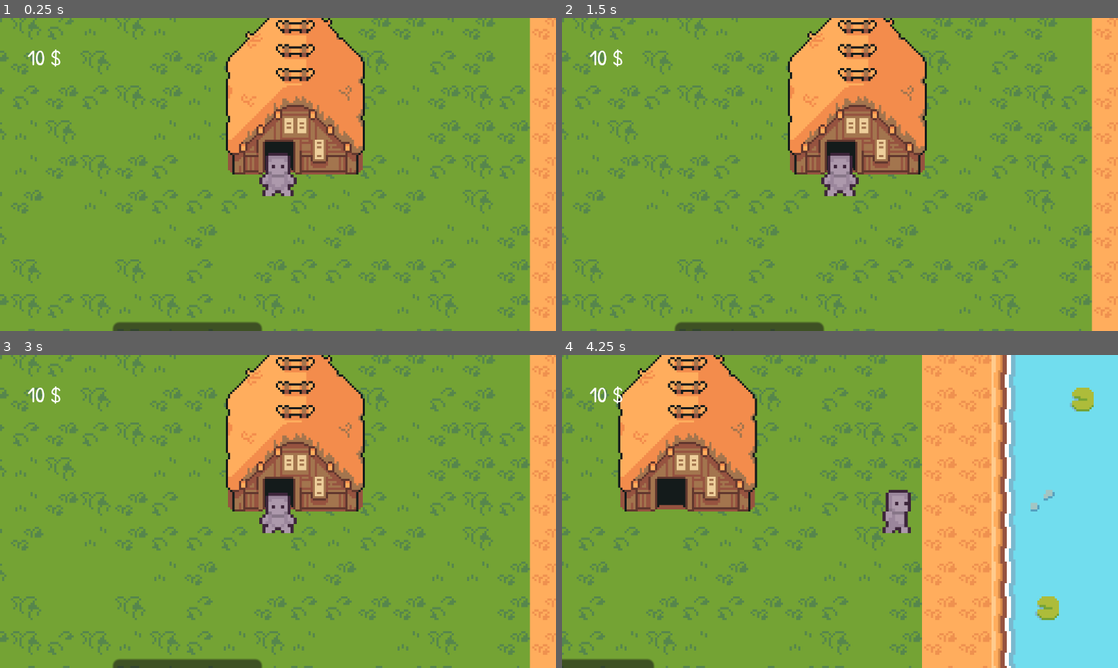
Above: before the commit, frames 1-4 (two rows, left to right).
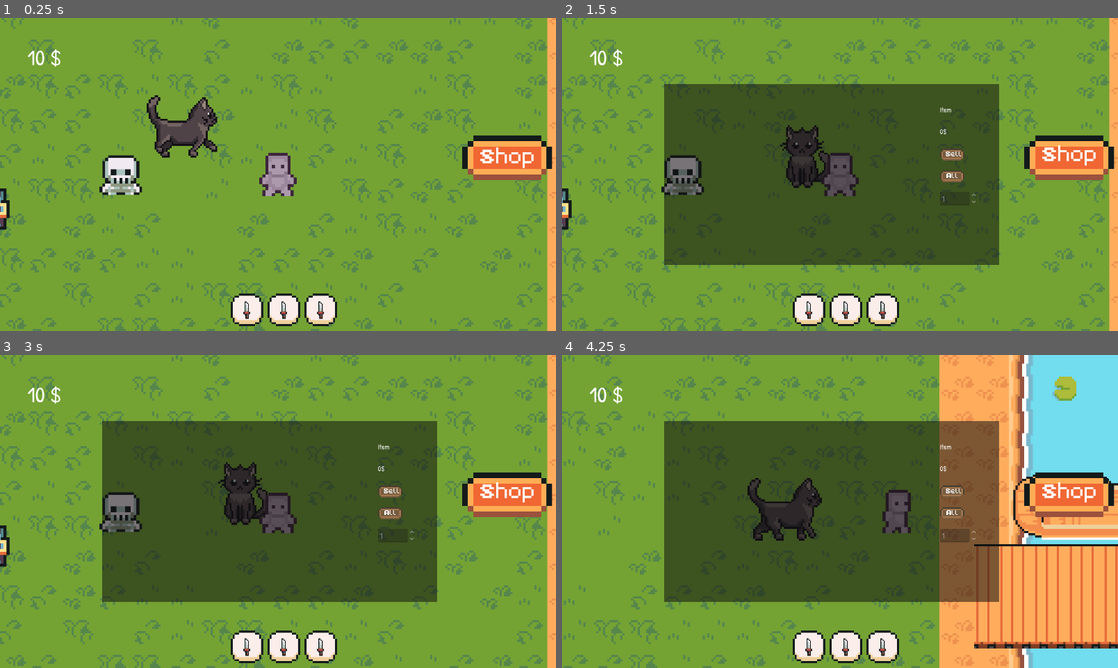
Above: after the commit, the same moments.

Repository: NileKnight1/tycoon
Game: Godot game, scene res://scenes/game.tscn
Two runs of this game, one before a commit and one after it. Both use one fixed random seed, a clock stepped at 60 frames per second and the inputs below.
Inputs (mouse positions are in pixels of both pictures, inside the frame that each line leads up to):
- Up to frame 1 (0.25 s): no input
- Up to frame 2 (1.5 s): click (1067, 158) at 0.5 s, where only the run after the commit has a clickable "Shop"; click (845, 309) at 1.27 s
- Up to frame 3 (3 s): click (322, 646) at 2.02 s; click (244, 646) at 2.77 s
- Up to frame 4 (4.25 s): tap Enter (ui_accept) at 3.5, 3.77 s; move the mouse to (962, 495) at 3.52 s; hold D (right) from 3.53 s (still down); hold E (interact) from 3.53 s (still down)

The runs differ from the first frame. In frame 1, 31% of the frame differs, in the area x 0-100%, y 0-100%; in frame 2, 54%; in frame 3, 54%; in frame 4, 64%.

Commit message:
added a monster (cat lol) and working on adding weapons

Diff:
--- /dev/null
+++ b/objects/cat.tscn
@@ -0,0 +1,224 @@
+[gd_scene load_steps=29 format=3 uid="uid://tag6uebycwco"]
+
+[ext_resource type="Texture2D" uid="uid://bemqptwm174vx" path="res://assets/characters/cars/cat 1 (64х64).png" id="1_01qht"]
+
+[sub_resource type="AtlasTexture" id="AtlasTexture_upkem"]
+atlas = ExtResource("1_01qht")
+region = Rect2(0, 128, 64, 64)
+
+[sub_resource type="AtlasTexture" id="AtlasTexture_6x4st"]
+atlas = ExtResource("1_01qht")
+region = Rect2(64, 128, 64, 64)
+
+[sub_resource type="AtlasTexture" id="AtlasTexture_rsrf8"]
+atlas = ExtResource("1_01qht")
+region = Rect2(128, 128, 64, 64)
+
+[sub_resource type="AtlasTexture" id="AtlasTexture_8u3rq"]
+atlas = ExtResource("1_01qht")
+region = Rect2(192, 128, 64, 64)
+
+[sub_resource type="AtlasTexture" id="AtlasTexture_ulr3s"]
+atlas = ExtResource("1_01qht")
+region = Rect2(256, 128, 64, 64)
+
+[sub_resource type="AtlasTexture" id="AtlasTexture_bom52"]
+atlas = ExtResource("1_01qht")
+region = Rect2(320, 128, 64, 64)
+
+[sub_resource type="AtlasTexture" id="AtlasTexture_12x37"]
+atlas = ExtResource("1_01qht")
+region = Rect2(0, 0, 64, 64)
+
+[sub_resource type="AtlasTexture" id="AtlasTexture_8dbyo"]
+atlas = ExtResource("1_01qht")
+region = Rect2(0, 256, 64, 64)
+
+[sub_resource type="AtlasTexture" id="AtlasTexture_rmyt8"]
+atlas = ExtResource("1_01qht")
+region = Rect2(64, 256, 64, 64)
+
+[sub_resource type="AtlasTexture" id="AtlasTexture_vcplg"]
+atlas = ExtResource("1_01qht")
+region = Rect2(128, 256, 64, 64)
+
+[sub_resource type="AtlasTexture" id="AtlasTexture_6p0du"]
+atlas = ExtResource("1_01qht")
+region = Rect2(192, 256, 64, 64)
+
+[sub_resource type="AtlasTexture" id="AtlasTexture_vufol"]
+atlas = ExtResource("1_01qht")
+region = Rect2(256, 256, 64, 64)
+
+[sub_resource type="AtlasTexture" id="AtlasTexture_guvlc"]
+atlas = ExtResource("1_01qht")
+region = Rect2(320, 256, 64, 64)
+
+[sub_resource type="AtlasTexture" id="AtlasTexture_ep12j"]
+atlas = ExtResource("1_01qht")
+region = Rect2(0, 320, 64, 64)
+
+[sub_resource type="AtlasTexture" id="AtlasTexture_6c7gc"]
+atlas = ExtResource("1_01qht")
+region = Rect2(64, 320, 64, 64)
+
+[sub_resource type="AtlasTexture" id="AtlasTexture_i1eew"]
+atlas = ExtResource("1_01qht")
+region = Rect2(128, 320, 64, 64)
+
+[sub_resource type="AtlasTexture" id="AtlasTexture_2akte"]
+atlas = ExtResource("1_01qht")
+region = Rect2(192, 320, 64, 64)
+
+[sub_resource type="AtlasTexture" id="AtlasTexture_ylepy"]
+atlas = ExtResource("1_01qht")
+region = Rect2(256, 320, 64, 64)
+
+[sub_resource type="AtlasTexture" id="AtlasTexture_dn5vx"]
+atlas = ExtResource("1_01qht")
+region = Rect2(320, 320, 64, 64)
+
+[sub_resource type="AtlasTexture" id="AtlasTexture_0ldqw"]
+atlas = ExtResource("1_01qht")
+region = Rect2(0, 192, 64, 64)
+
+[sub_resource type="AtlasTexture" id="AtlasTexture_0nv58"]
+atlas = ExtResource("1_01qht")
+region = Rect2(64, 192, 64, 64)
+
+[sub_resource type="AtlasTexture" id="AtlasTexture_8k4tw"]
+atlas = ExtResource("1_01qht")
+region = Rect2(128, 192, 64, 64)
+
+[sub_resource type="AtlasTexture" id="AtlasTexture_5n3o6"]
+atlas = ExtResource("1_01qht")
+region = Rect2(192, 192, 64, 64)
+
+[sub_resource type="AtlasTexture" id="AtlasTexture_1ef0l"]
+atlas = ExtResource("1_01qht")
+region = Rect2(256, 192, 64, 64)
+
+[sub_resource type="AtlasTexture" id="AtlasTexture_s7n64"]
+atlas = ExtResource("1_01qht")
+region = Rect2(320, 192, 64, 64)
+
+[sub_resource type="SpriteFrames" id="SpriteFrames_j5t1a"]
+animations = [{
+"frames": [{
+"duration": 1.0,
+"texture": SubResource("AtlasTexture_upkem")
+}, {
+"duration": 1.0,
+"texture": SubResource("AtlasTexture_6x4st")
+}, {
+"duration": 1.0,
+"texture": SubResource("AtlasTexture_rsrf8")
+}, {
+"duration": 1.0,
+"texture": SubResource("AtlasTexture_8u3rq")
+}, {
+"duration": 1.0,
+"texture": SubResource("AtlasTexture_ulr3s")
+}, {
+"duration": 1.0,
+"texture": SubResource("AtlasTexture_bom52")
+}],
+"loop": true,
+"name": &"down",
+"speed": 5.0
+}, {
+"frames": [{
+"duration": 1.0,
+"texture": SubResource("AtlasTexture_12x37")
+}],
+"loop": true,
+"name": &"idle",
+"speed": 5.0
+}, {
+"frames": [{
+"duration": 1.0,
+"texture": SubResource("AtlasTexture_8dbyo")
+}, {
+"duration": 1.0,
+"texture": SubResource("AtlasTexture_rmyt8")
+}, {
+"duration": 1.0,
+"texture": SubResource("AtlasTexture_vcplg")
+}, {
+"duration": 1.0,
+"texture": SubResource("AtlasTexture_6p0du")
+}, {
+"duration": 1.0,
+"texture": SubResource("AtlasTexture_vufol")
+}, {
+"duration": 1.0,
+"texture": SubResource("AtlasTexture_guvlc")
+}],
+"loop": true,
+"name": &"left",
+"speed": 5.0
+}, {
+"frames": [{
+"duration": 1.0,
+"texture": SubResource("AtlasTexture_ep12j")
+}, {
+"duration": 1.0,
+"texture": SubResource("AtlasTexture_6c7gc")
+}, {
+"duration": 1.0,
+"texture": SubResource("AtlasTexture_i1eew")
+}, {
+"duration": 1.0,
+"texture": SubResource("AtlasTexture_2akte")
+}, {
+"duration": 1.0,
+"texture": SubResource("AtlasTexture_ylepy")
+}, {
+"duration": 1.0,
+"texture": SubResource("AtlasTexture_dn5vx")
+}],
+"loop": true,
+"name": &"right",
+"speed": 5.0
+}, {
+"frames": [{
+"duration": 1.0,
+"texture": SubResource("AtlasTexture_0ldqw")
+}, {
+"duration": 1.0,
+"texture": SubResource("AtlasTexture_0nv58")
+}, {
+"duration": 1.0,
+"texture": SubResource("AtlasTexture_8k4tw")
+}, {
+"duration": 1.0,
+"texture": SubResource("AtlasTexture_5n3o6")
+}, {
+"duration": 1.0,
+"texture": SubResource("AtlasTexture_1ef0l")
+}, {
+"duration": 1.0,
+"texture": SubResource("AtlasTexture_s7n64")
+}],
+"loop": true,
+"name": &"up",
+"speed": 5.0
+}]
+
+[sub_resource type="CapsuleShape2D" id="CapsuleShape2D_cutwm"]
+radius = 8.999425
+height = 26.020948
+
+[node name="cat" type="CharacterBody2D"]
+
+[node name="ch" type="AnimatedSprite2D" parent="."]
+sprite_frames = SubResource("SpriteFrames_j5t1a")
+animation = &"right"
+autoplay = "idle"
+frame = 3
+frame_progress = 0.035458125
+
+[node name="CollisionShape2D" type="CollisionShape2D" parent="."]
+position = Vector2(1, 6)
+rotation = -1.5594913
+shape = SubResource("CapsuleShape2D_cutwm")
--- a/scenes/game.tscn
+++ b/scenes/game.tscn
@@ -24,6 +24,11 @@
 [ext_resource type="Texture2D" uid="uid://uyv4v7un12xg" path="res://assets/interior/desertDungeon_.png" id="18_37s47"]
 [ext_resource type="FontFile" uid="uid://cqf1yldi8ixyt" path="res://temp2.ttf" id="18_e1j6l"]
 [ext_resource type="Texture2D" uid="uid://bqkmho5ybxqmd" path="res://assets/interior/dungeon_ (2).png" id="19_bt5mj"]
+[ext_resource type="Texture2D" uid="uid://didythlguvrlo" path="res://assets/ui/white.png" id="20_suyxu"]
+[ext_resource type="Texture2D" uid="uid://biqct5jjex5ux" path="res://assets/ui/dark.png" id="21_sgl2t"]
+[ext_resource type="Texture2D" uid="uid://cgaohmjll37un" path="res://assets/weapons/Sprite.png" id="21_sww3w"]
+[ext_resource type="Script" uid="uid://dxrjlv0r7d8u6" path="res://scripts/cat.gd" id="26_bhx41"]
+[ext_resource type="Texture2D" uid="uid://bemqptwm174vx" path="res://assets/characters/cars/cat 1 (64х64).png" id="27_qnb83"]
 
 [sub_resource type="TileSetAtlasSource" id="TileSetAtlasSource_iywne"]
 texture = ExtResource("1_lnu2h")
@@ -387,6 +392,213 @@
 sources/3 = SubResource("TileSetAtlasSource_qnb83")
 sources/4 = SubResource("TileSetAtlasSource_sww3w")
 
+[sub_resource type="AtlasTexture" id="AtlasTexture_upkem"]
+atlas = ExtResource("27_qnb83")
+region = Rect2(0, 128, 64, 64)
+
+[sub_resource type="AtlasTexture" id="AtlasTexture_6x4st"]
+atlas = ExtResource("27_qnb83")
+region = Rect2(64, 128, 64, 64)
+
+[sub_resource type="AtlasTexture" id="AtlasTexture_rsrf8"]
+atlas = ExtResource("27_qnb83")
+region = Rect2(128, 128, 64, 64)
+
+[sub_resource type="AtlasTexture" id="AtlasTexture_8u3rq"]
+atlas = ExtResource("27_qnb83")
+region = Rect2(192, 128, 64, 64)
+
+[sub_resource type="AtlasTexture" id="AtlasTexture_ulr3s"]
+atlas = ExtResource("27_qnb83")
+region = Rect2(256, 128, 64, 64)
+
+[sub_resource type="AtlasTexture" id="AtlasTexture_bom52"]
+atlas = ExtResource("27_qnb83")
+region = Rect2(320, 128, 64, 64)
+
+[sub_resource type="AtlasTexture" id="AtlasTexture_12x37"]
+atlas = ExtResource("27_qnb83")
+region = Rect2(0, 0, 64, 64)
+
+[sub_resource type="AtlasTexture" id="AtlasTexture_8dbyo"]
+atlas = ExtResource("27_qnb83")
+region = Rect2(0, 256, 64, 64)
+
+[sub_resource type="AtlasTexture" id="AtlasTexture_rmyt8"]
+atlas = ExtResource("27_qnb83")
+region = Rect2(64, 256, 64, 64)
+
+[sub_resource type="AtlasTexture" id="AtlasTexture_vcplg"]
+atlas = ExtResource("27_qnb83")
+region = Rect2(128, 256, 64, 64)
+
+[sub_resource type="AtlasTexture" id="AtlasTexture_6p0du"]
+atlas = ExtResource("27_qnb83")
+region = Rect2(192, 256, 64, 64)
+
+[sub_resource type="AtlasTexture" id="AtlasTexture_vufol"]
+atlas = ExtResource("27_qnb83")
+region = Rect2(256, 256, 64, 64)
+
+[sub_resource type="AtlasTexture" id="AtlasTexture_guvlc"]
+atlas = ExtResource("27_qnb83")
+region = Rect2(320, 256, 64, 64)
+
+[sub_resource type="AtlasTexture" id="AtlasTexture_ep12j"]
+atlas = ExtResource("27_qnb83")
+region = Rect2(0, 320, 64, 64)
+
+[sub_resource type="AtlasTexture" id="AtlasTexture_6c7gc"]
+atlas = ExtResource("27_qnb83")
+region = Rect2(64, 320, 64, 64)
+
+[sub_resource type="AtlasTexture" id="AtlasTexture_i1eew"]
+atlas = ExtResource("27_qnb83")
+region = Rect2(128, 320, 64, 64)
+
+[sub_resource type="AtlasTexture" id="AtlasTexture_2akte"]
+atlas = ExtResource("27_qnb83")
+region = Rect2(192, 320, 64, 64)
+
+[sub_resource type="AtlasTexture" id="AtlasTexture_ylepy"]
+atlas = ExtResource("27_qnb83")
+region = Rect2(256, 320, 64, 64)
+
+[sub_resource type="AtlasTexture" id="AtlasTexture_dn5vx"]
+atlas = ExtResource("27_qnb83")
+region = Rect2(320, 320, 64, 64)
+
+[sub_resource type="AtlasTexture" id="AtlasTexture_0ldqw"]
+atlas = ExtResource("27_qnb83")
+region = Rect2(0, 192, 64, 64)
+
+[sub_resource type="AtlasTexture" id="AtlasTexture_0nv58"]
+atlas = ExtResource("27_qnb83")
+region = Rect2(64, 192, 64, 64)
+
+[sub_resource type="AtlasTexture" id="AtlasTexture_8k4tw"]
+atlas = ExtResource("27_qnb83")
+region = Rect2(128, 192, 64, 64)
+
+[sub_resource type="AtlasTexture" id="AtlasTexture_5n3o6"]
+atlas = ExtResource("27_qnb83")
+region = Rect2(192, 192, 64, 64)
+
+[sub_resource type="AtlasTexture" id="AtlasTexture_1ef0l"]
+atlas = ExtResource("27_qnb83")
+region = Rect2(256, 192, 64, 64)
+
+[sub_resource type="AtlasTexture" id="AtlasTexture_s7n64"]
+atlas = ExtResource("27_qnb83")
+region = Rect2(320, 192, 64, 64)
+
+[sub_resource type="SpriteFrames" id="SpriteFrames_qnb83"]
+animations = [{
+"frames": [{
+"duration": 1.0,
+"texture": SubResource("AtlasTexture_upkem")
+}, {
+"duration": 1.0,
+"texture": SubResource("AtlasTexture_6x4st")
+}, {
+"duration": 1.0,
+"texture": SubResource("AtlasTexture_rsrf8")
+}, {
+"duration": 1.0,
+"texture": SubResource("AtlasTexture_8u3rq")
+}, {
+"duration": 1.0,
+"texture": SubResource("AtlasTexture_ulr3s")
+}, {
+"duration": 1.0,
+"texture": SubResource("AtlasTexture_bom52")
+}],
+"loop": true,
+"name": &"down",
+"speed": 5.0
+}, {
+"frames": [{
+"duration": 1.0,
+"texture": SubResource("AtlasTexture_12x37")
+}],
+"loop": true,
+"name": &"idle",
+"speed": 5.0
+}, {
+"frames": [{
+"duration": 1.0,
+"texture": SubResource("AtlasTexture_8dbyo")
+}, {
+"duration": 1.0,
+"texture": SubResource("AtlasTexture_rmyt8")
+}, {
+"duration": 1.0,
+"texture": SubResource("AtlasTexture_vcplg")
+}, {
+"duration": 1.0,
+"texture": SubResource("AtlasTexture_6p0du")
+}, {
+"duration": 1.0,
+"texture": SubResource("AtlasTexture_vufol")
+}, {
+"duration": 1.0,
+"texture": SubResource("AtlasTexture_guvlc")
+}],
+"loop": true,
+"name": &"left",
+"speed": 5.0
+}, {
+"frames": [{
+"duration": 1.0,
+"texture": SubResource("AtlasTexture_ep12j")
+}, {
+"duration": 1.0,
+"texture": SubResource("AtlasTexture_6c7gc")
+}, {
+"duration": 1.0,
+"texture": SubResource("AtlasTexture_i1eew")
+}, {
+"duration": 1.0,
+"texture": SubResource("AtlasTexture_2akte")
+}, {
+"duration": 1.0,
+"texture": SubResource("AtlasTexture_ylepy")
+}, {
+"duration": 1.0,
+"texture": SubResource("AtlasTexture_dn5vx")
+}],
+"loop": true,
+"name": &"right",
+"speed": 5.0
+}, {
+"frames": [{
+"duration": 1.0,
+"texture": SubResource("AtlasTexture_0ldqw")
+}, {
+"duration": 1.0,
+"texture": SubResource("AtlasTexture_0nv58")
+}, {
+"duration": 1.0,
+"texture": SubResource("AtlasTexture_8k4tw")
+}, {
+"duration": 1.0,
+"texture": SubResource("AtlasTexture_5n3o6")
+}, {
+"duration": 1.0,
+"texture": SubResource("AtlasTexture_1ef0l")
+}, {
+"duration": 1.0,
+"texture": SubResource("AtlasTexture_s7n64")
+}],
+"loop": true,
+"name": &"up",
+"speed": 5.0
+}]
+
+[sub_resource type="CapsuleShape2D" id="CapsuleShape2D_sww3w"]
+radius = 8.999425
+height = 26.020948
+
 [node name="game" type="Node2D"]
 script = ExtResource("1_u5sy4")
 
@@ -596,7 +808,7 @@
 
 [node name="player1" parent="." instance=ExtResource("1_uwrxv")]
 z_index = 2
-position = Vector2(76, -68)
+position = Vector2(68, 33.000015)
 scale = Vector2(1.44, 1.44)
 collision_layer = 74
 collision_mask = 74
@@ -628,11 +840,17 @@
 color = Color(0.05882353, 0.05882353, 0.05882353, 0.5411765)
 
 [node name="sell" type="TextureButton" parent="gui"]
-visible = false
-offset_left = 1064.0001
-offset_top = 234.0
-offset_right = 2092.382
-offset_bottom = 1101.4614
+anchors_preset = -1
+anchor_left = 0.91200006
+anchor_top = 0.44700003
+anchor_right = 0.91200006
+anchor_bottom = 0.44700003
+offset_left = -103.359985
+offset_top = -87.84003
+offset_right = 925.022
+offset_bottom = 779.6214
+grow_horizontal = 2
+grow_vertical = 2
 scale = Vector2(0.2017381, 0.2017381)
 focus_mode = 0
 texture_normal = ExtResource("14_bt5mj")
@@ -640,18 +858,27 @@
 texture_hover = ExtResource("16_pl11u")
 texture_disabled = ExtResource("17_bhx41")
 stretch_mode = 5
+metadata/_edit_use_anchors_ = true
 
 [node name="Label" type="Label" parent="gui/sell"]
 z_index = 2
 z_as_relative = false
-layout_mode = 0
-offset_left = 218.104
-offset_top = 218.0
-offset_right = 788.1504
-offset_bottom = 625.0
+layout_mode = 1
+anchors_preset = 8
+anchor_left = 0.5
+anchor_top = 0.5
+anchor_right = 0.5
+anchor_bottom = 0.5
+offset_left = -306.00073
+offset_top = -190.84155
+offset_right = 526.9993
+offset_bottom = 210.15845
+grow_horizontal = 2
+grow_vertical = 2
+scale = Vector2(0.7601523, 0.7601523)
 theme_override_fonts/font = ExtResource("18_e1j6l")
 theme_override_font_sizes/font_size = 300
-text = "Sell"
+text = "Shop"
 horizontal_alignment = 1
 vertical_alignment = 1
 
@@ -663,6 +890,104 @@
 theme_override_fonts/font = ExtResource("8_gee14")
 theme_override_font_sizes/font_size = 50
 text = "0 $"
+
+[node name="CanvasLayer" type="CanvasLayer" parent="gui"]
+
+[node name="button1" type="TextureButton" parent="gui/CanvasLayer"]
+anchors_preset = 7
+anchor_left = 0.5
+anchor_top = 1.0
+anchor_right = 0.5
+anchor_bottom = 1.0
+offset_left = -24.0
+offset_top = -86.0
+offset_right = 24.0
+offset_bottom = -38.0
+grow_horizontal = 2
+grow_vertical = 0
+scale = Vector2(1.56, 1.56)
+texture_normal = ExtResource("20_suyxu")
+texture_pressed = ExtResource("21_sgl2t")
+stretch_mode = 5
+
+[node name="item1" type="TextureRect" parent="gui/CanvasLayer"]
+anchors_preset = 7
+anchor_left = 0.5
+anchor_top = 1.0
+anchor_right = 0.5
+anchor_bottom = 1.0
+offset_left = -7.0
+offset_top = -68.0
+offset_right = 33.0
+offset_bottom = -28.0
+grow_horizontal = 2
+grow_vertical = 0
+texture = ExtResource("21_sww3w")
+stretch_mode = 5
+
+[node name="button2" type="TextureButton" parent="gui/CanvasLayer"]
+anchors_preset = 7
+anchor_left = 0.5
+anchor_top = 1.0
+anchor_right = 0.5
+anchor_bottom = 1.0
+offset_left = 61.0
+offset_top = -86.0
+offset_right = 109.0
+offset_bottom = -38.0
+grow_horizontal = 2
+grow_vertical = 0
+scale = Vector2(1.56, 1.56)
+texture_normal = ExtResource("20_suyxu")
+texture_pressed = ExtResource("21_sgl2t")
+stretch_mode = 5
+
+[node name="item2" type="TextureRect" parent="gui/CanvasLayer"]
+anchors_preset = 7
+anchor_left = 0.5
+anchor_top = 1.0
+anchor_right = 0.5
+anchor_bottom = 1.0
+offset_left = 78.0
+offset_top = -68.0
+offset_right = 118.0
+offset_bottom = -28.0
+grow_horizontal = 2
+grow_vertical = 0
+texture = ExtResource("21_sww3w")
+stretch_mode = 5
+
+[node name="button3" type="TextureButton" parent="gui/CanvasLayer"]
+anchors_preset = 7
+anchor_left = 0.5
+anchor_top = 1.0
+anchor_right = 0.5
+anchor_bottom = 1.0
+offset_left = -109.0
+offset_top = -86.0
+offset_right = -61.0
+offset_bottom = -38.0
+grow_horizontal = 2
+grow_vertical = 0
+scale = Vector2(1.56, 1.56)
+texture_normal = ExtResource("20_suyxu")
+texture_pressed = ExtResource("21_sgl2t")
+stretch_mode = 5
+
+[node name="item3" type="TextureRect" parent="gui/CanvasLayer"]
+anchors_preset = 7
+anchor_left = 0.5
+anchor_top = 1.0
+anchor_right = 0.5
+anchor_bottom = 1.0
+offset_left = -92.0
+offset_top = -68.0
+offset_right = -52.0
+offset_bottom = -28.0
+grow_horizontal = 2
+grow_vertical = 0
+texture = ExtResource("21_sww3w")
+stretch_mode = 5
 
 [node name="house" type="Node2D" parent="."]
 position = Vector2(828, -268)
@@ -711,9 +1036,20 @@
 limit_right = 1431
 limit_bottom = -1504
 
-[node name="TextureButton" type="SpinBox" parent="."]
-offset_right = 86.5625
-offset_bottom = 40.0
+[node name="cat" type="CharacterBody2D" parent="."]
+scale = Vector2(0.8751179, 0.89774454)
+collision_layer = 66
+collision_mask = 66
+script = ExtResource("26_bhx41")
+
+[node name="ch" type="AnimatedSprite2D" parent="cat"]
+sprite_frames = SubResource("SpriteFrames_qnb83")
+animation = &"idle"
+
+[node name="CollisionShape2D2" type="CollisionShape2D" parent="cat"]
+position = Vector2(1, 6)
+rotation = -1.5594913
+shape = SubResource("CapsuleShape2D_sww3w")
 
 [connection signal="body_entered" from="map/Area2D" to="." method="_on_area_2d_body_entered"]
 [connection signal="body_exited" from="map/Area2D" to="." method="_on_area_2d_body_exited"]
--- /dev/null
+++ b/scripts/cat.gd
@@ -0,0 +1,41 @@
+extends CharacterBody2D
+
+@export var speed: float = 100.0
+
+var player: Node2D
+var ch: AnimatedSprite2D
+
+func _ready() -> void:
+	player = $"../player1"
+	ch = $ch  # reference to AnimatedSprite2D node
+
+
+func _physics_process(delta: float) -> void:
+	if player == null:
+		return
+
+	var direction: Vector2 = player.global_position - global_position
+	var distance: float = direction.length()
+
+	if distance > 20:
+		direction = direction.normalized()
+		velocity = direction * speed
+	else:
+		velocity = Vector2.ZERO
+
+	move_and_slide()
+
+	if velocity == Vector2.ZERO:
+		ch.play("idle")
+	else:
+		if abs(velocity.x) > abs(velocity.y):
+			if velocity.x > 0:
+				ch.play("right")
+			else:
+				ch.play("left")
+		else:
+			if velocity.y > 0:
+				ch.play("down")
+			else:
+				ch.play("up")
+	#ch.play()
--- a/scripts/game.gd
+++ b/scripts/game.gd
@@ -22,11 +22,13 @@
 @onready var workers = $map/workers
 @onready var houses = $map/tilemaps/houses
 
+var play_pos
 
 # Called when the node enters the scene tree for the first time.
 func _ready() -> void:
 	#print(workers)
 	#chests.start()
+	#print("bruhhhh")
 	#print(sell_button_text.position.y)
 
 	start_game()
@@ -36,6 +38,9 @@
 # Called every frame. 'delta' is the elapsed time since the previous frame.
 func _process(delta: float) -> void:
 	#print(chest1.is_ready)
+	#print(player.position)
+	#play_pos = player.position
+
 	pass
 
 func start_game():
--- a/scripts/global.gd
+++ b/scripts/global.gd
@@ -4,6 +4,8 @@
 var inventory = null
 
 var font1 = load("res://temp2.ttf")
+var font2 = load("res://temp.ttf")
+
 
 var player_speed = 150
 var player_boost = 3
--- a/scripts/inventory.gd
+++ b/scripts/inventory.gd
@@ -163,10 +163,14 @@
 	add_child(item_name)
 	item_name.text = "Item"
 	item_name.position = Vector2(870,200)
+	item_name.add_theme_font_override("font", global.font2)
+
+
 
 	add_child(item_price)
 	item_price.text = "0$"
 	item_price.position = Vector2(870,250)
+	item_price.add_theme_font_override("font", global.font2)
 
 
 	for i in len(inventory_items):
Binary file added: assets/characters/cars/black cat with text.png
Not shown, added: assets/characters/cars/black cat with text.png.import
Binary file added: assets/characters/cars/cat 1 (64х64).png
Not shown, added: assets/characters/cars/cat 1 (64х64).png.import
Binary file added: assets/ui/dark.png
Not shown, added: assets/ui/dark.png.import
Binary file added: assets/ui/sq.png
Not shown, added: assets/ui/sq.png.import
Binary file added: assets/ui/white.png
Not shown, added: assets/ui/white.png.import
Binary file added: assets/weapons/Sprite.png
Not shown, added: assets/weapons/Sprite.png.import
(and 4 more such lines)
